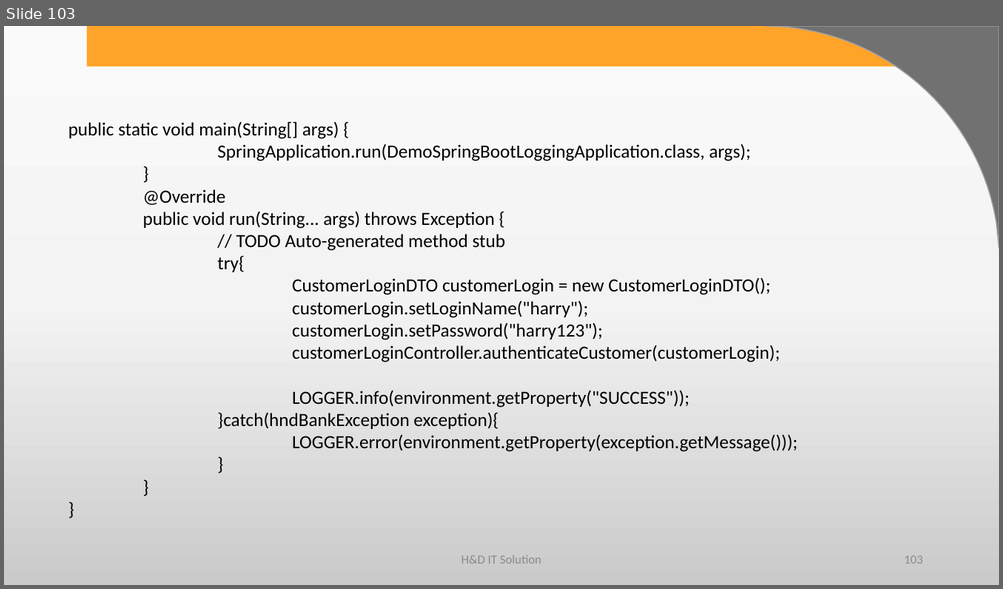
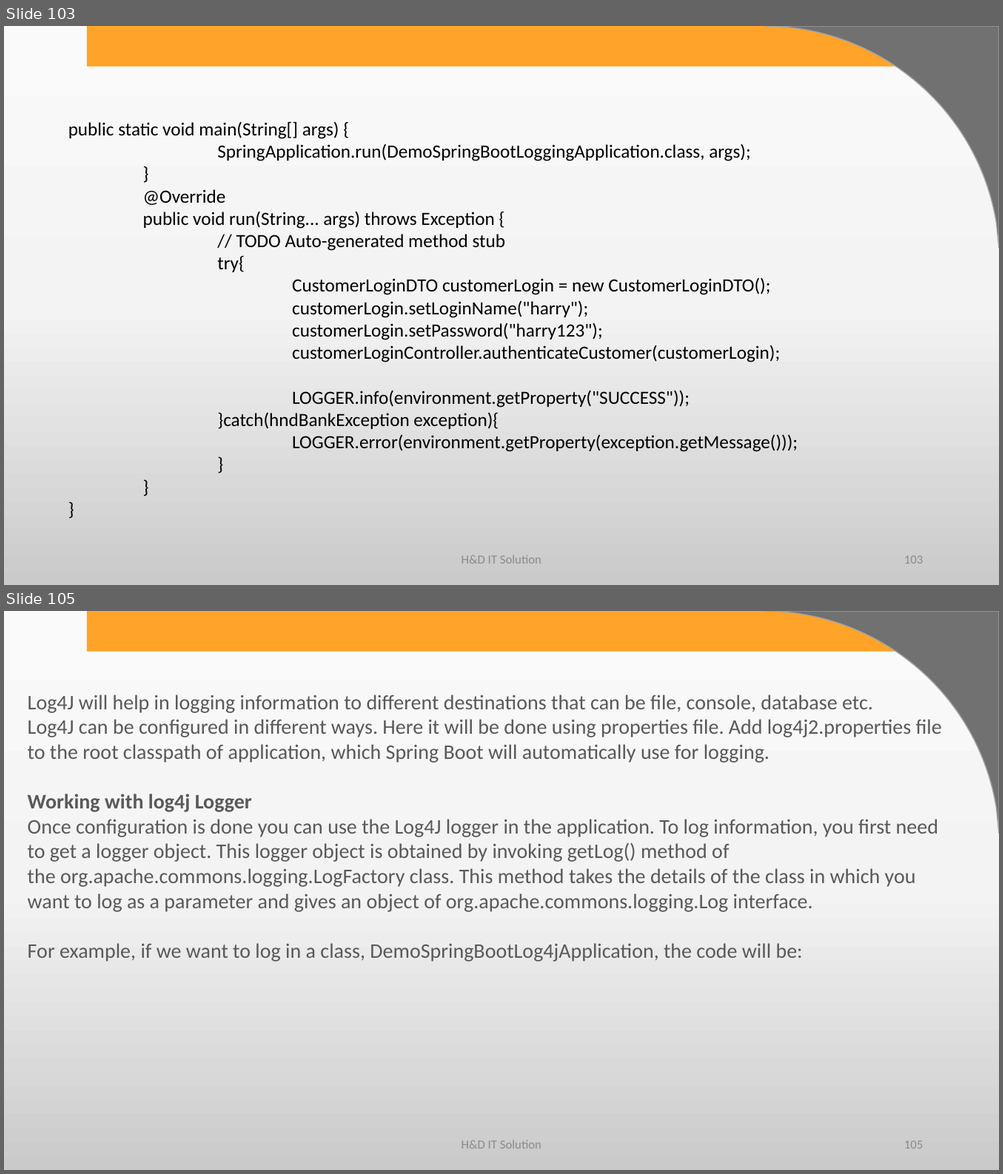
Before and after one commit to harshadasawant/spring_boot1, a slide deck: infinite/src/main/ppt/spring with service layer.pptx. Shown one above the other, each under a label of ours: slide 103 before the commit, slides 103 and 105 after it; the slides between them are not shown. The pictures are 1003x589 and 1003x1174 pixels, drawn with LibreOffice and Linux fonts; fonts in the diff are those of the drawing; background and template pictures are left out. Boxes give left, top, right and bottom in pixels: in the first picture for what was removed or moved away, otherwise in the second. Text is boxed around its words. In the diff, an @@ line names an element or a change of style, - is before the commit and + after.

Commit message:
few more changes for logging

```diff
--- a/infinite/src/main/ppt/spring with service layer.pptx
+++ b/infinite/src/main/ppt/spring with service layer.pptx
@@ slide 105 added at [4,611,999,1170], background gradient #FBFBFB to #F4F4F4 to #CBCBCB; not listed: 2 template elements that a slide beside it also shows @@
@@ text added at [28,695,942,962], 20 pt, text #595959 @@
+Log4J will help in logging information to different destinations that can be file, console, database etc.
+Log4J can be configured in different ways. Here it will be done using properties file. Add log4j2.properties file to the root classpath of application, which Spring Boot will automatically use for logging.
+Working with log4j Logger
+Once configuration is done you can use the Log4J logger in the application. To log information, you first need to get a logger object. This logger object is obtained by invoking getLog() method of the org.apache.commons.logging.LogFactory class. This method takes the details of the class in which you want to log as a parameter and gives an object of org.apache.commons.logging.Log interface.
+For example, if we want to log in a class, DemoSpringBootLog4jApplication, the code will be:
@@ text added at [461,1141,541,1149], 12 pt, text #8C8C8C @@
+H&D IT Solution
@@ page number added at [904,1141,922,1149], 12 pt, text #8C8C8C @@
+105
```
Also in this commit, not shown: 12 other slides added, 3 other files.
